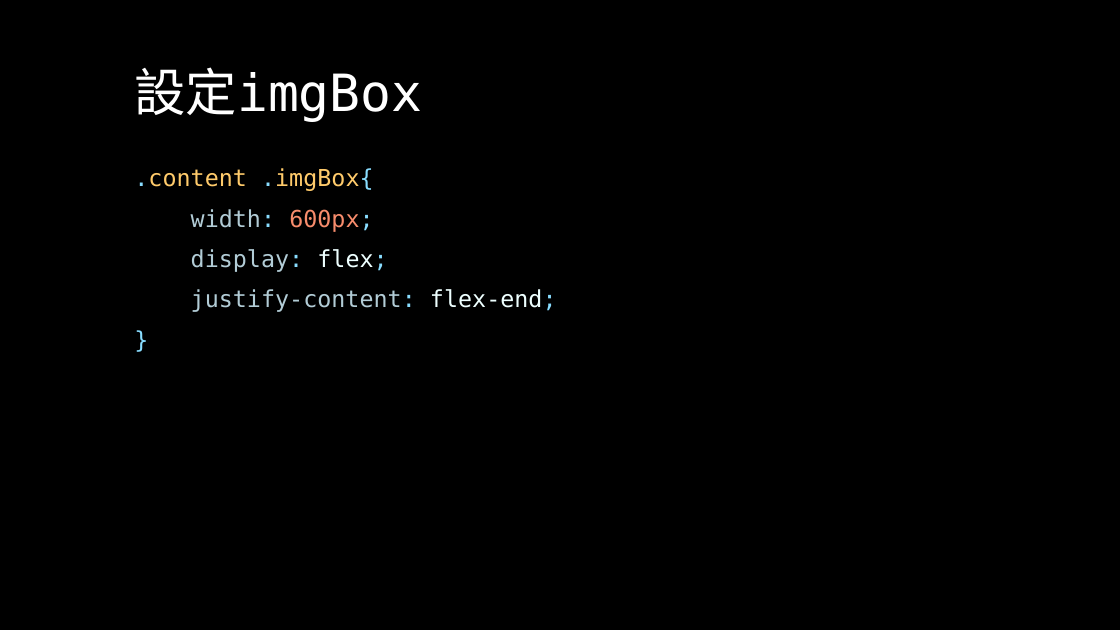
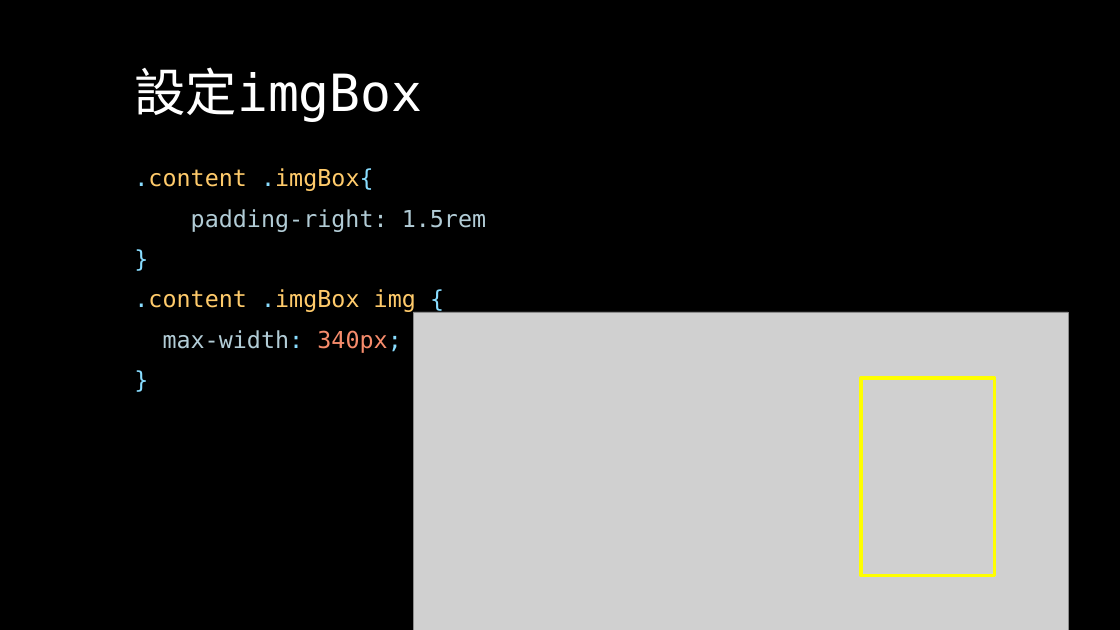
Before and after one commit to Alicexdcw/FrontEndTutorial, a slide deck: slide 25 of HTML & CSS & Javascript - starbuck.pptx (slide 31 before the commit). Drawn at 1120x630 pixels with LibreOffice and Linux fonts; fonts in the diff are those of the drawing; grey boxes stand for pictures. Boxes give left, top, right and bottom in pixels: in the first picture for what was removed or moved away, otherwise in the second. Text is boxed around its words. In the diff, an @@ line names an element or a change of style, - is before the commit and + after.

```diff
--- a/HTML & CSS & Javascript - starbuck.pptx
+++ b/HTML & CSS & Javascript - starbuck.pptx
@@ text at [191, 209, 486, 232]: text changed @@
-width: 600px;
-display: flex;
-justify-content: flex-end;
+padding-right: 1.5rem
@@ text at [134, 289, 416, 353]: paragraphs added @@
+.content .imgBox img {
+max-width: 340px;
+}
@@ picture added at [413, 312, 1068, 630] @@
@@ rectangle added at [861, 378, 995, 576], outline #FFFF00 3 pt @@
```
Also in this commit, not shown: 3 other slides changed, 19 slides added, 24 slides removed, 11 other files.
